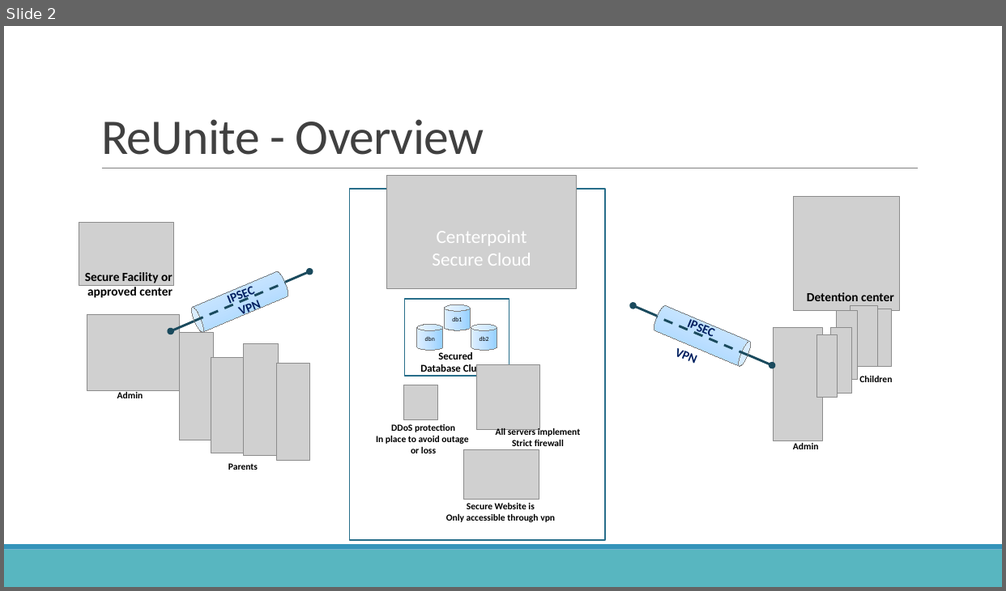
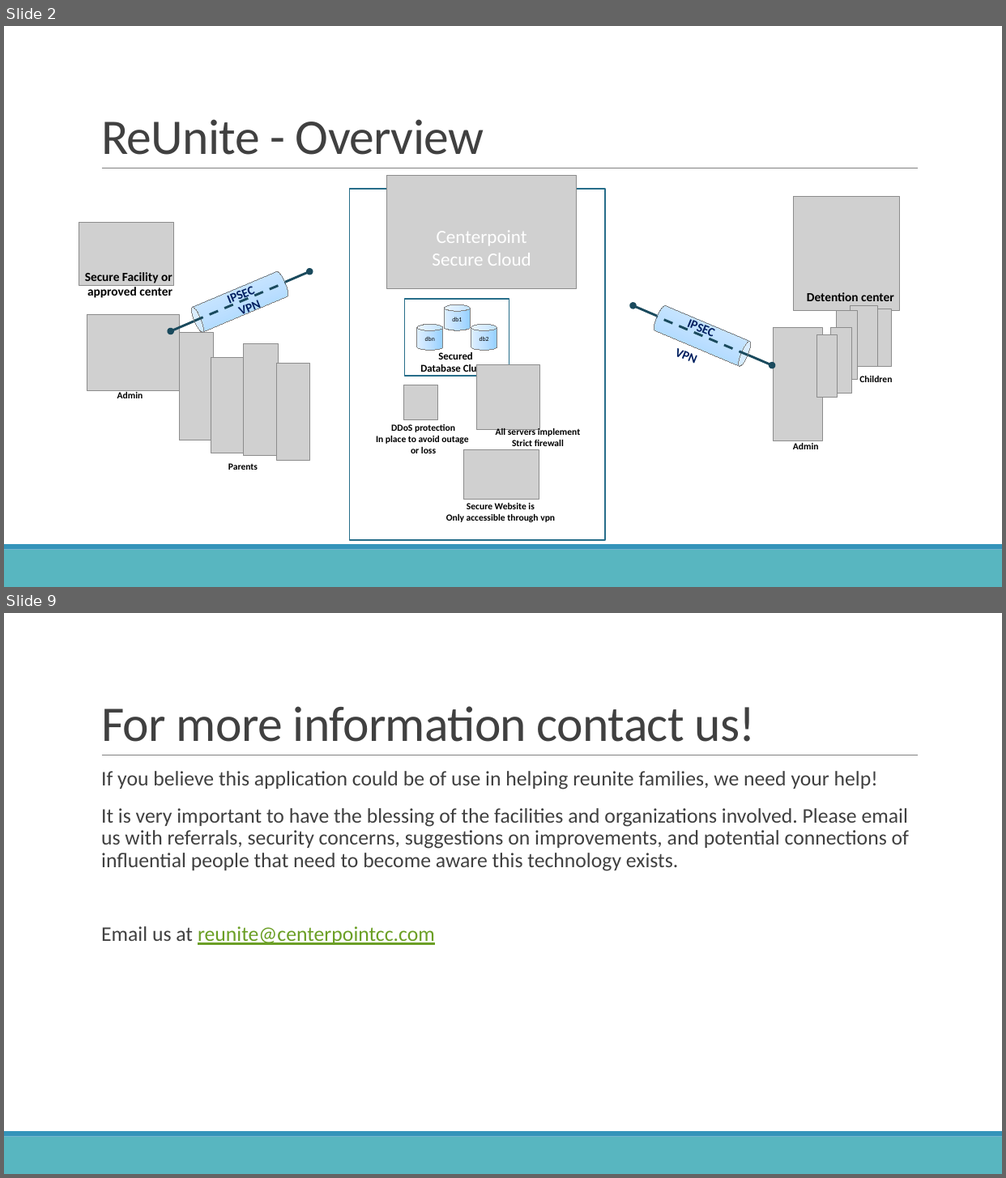
Before and after one commit to weirdaze/reunite, a slide deck: ReUnite Overview.pptx. Shown one above the other, each under a label of ours: slide 2 before the commit, slides 2 and 9 after it; the slides between them are not shown. The pictures are 1006x591 and 1006x1178 pixels, drawn with LibreOffice and Linux fonts; fonts in the diff are those of the drawing; grey boxes stand for pictures; background and template pictures are left out. Boxes give left, top, right and bottom in pixels: in the first picture for what was removed or moved away, otherwise in the second. Text is boxed around its words. In the diff, an @@ line names an element or a change of style, - is before the commit and + after.

Commit message:
updated reunite deck with some screenshots
for the meeting today. spiffed up the deck.

```diff
--- a/ReUnite Overview.pptx
+++ b/ReUnite Overview.pptx
@@ slide 9 added at bbox=[4, 613, 1002, 1174], background #FFFFFF; not listed: 3 template elements that a slide beside it also shows @@
@@ title added at bbox=[101, 706, 756, 742], 48 pt, text #404040 @@
+For more information contact us!
@@ text added at bbox=[101, 771, 909, 945], 20 pt, text #404040 @@
+  If you believe this application could be of use in helping reunite families, we need your help!
+  It is very important to have the blessing of the facilities and organizations involved. Please email us with referrals, security concerns, suggestions on improvements, and potential connections of influential people that need to become aware this technology exists.
+  Email us at reunite@centerpointcc.com
```
Also in this commit, not shown: 4 slides changed, 2 other slides added, 1 other file.
